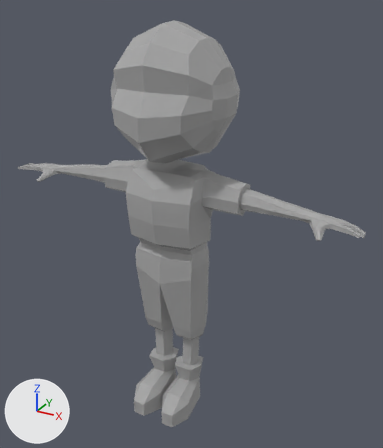
What one commit did to the FBX model Assets/Animations/Character_Mesh_Rigged_with_Good_UVWs_and_no_Clipping.fbx.
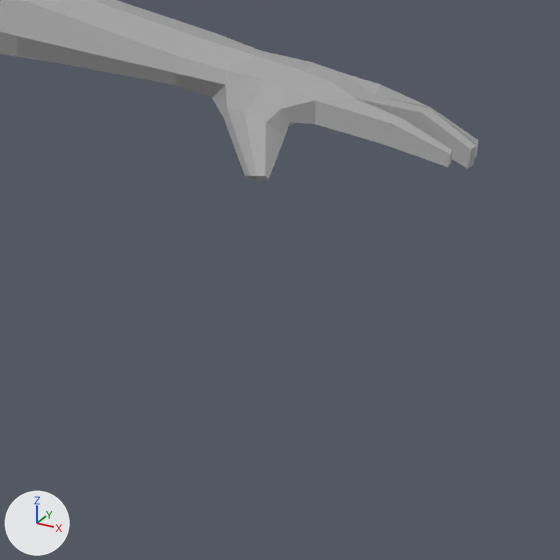
The first picture shows the older version from a 50 mm lens placed at (0.0498, -0.0822, 0.0847), pointed at (0.002, 0.0047, 0.0412). The close-ups show both versions on the part from 69% to 100% of the width and 45% to 72% of the height of that picture; other places that the commit changed are outside them. The lights are fixed; the arrows at lower left show +X, +Y and +Z. Where no turn or scale is listed for an object, it has been applied to the vertices.

In view in the first close-up: 'Body_and_Head'.
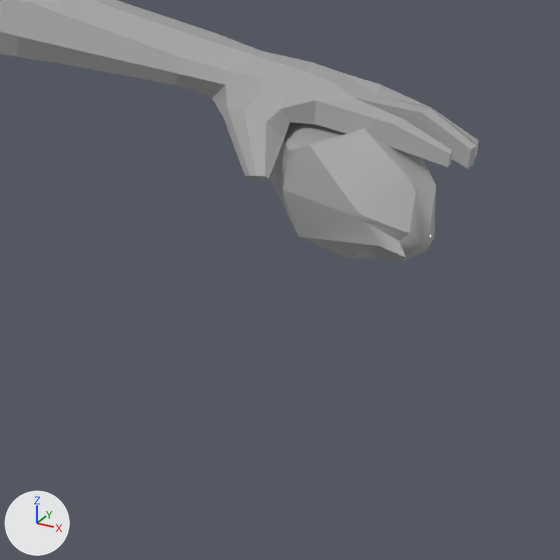
Location of each change, (x1, y1, x2, y2) in pixels of the close-ups (560 x 560 px):
'Weapon_L', added
    after: (270, 123, 436, 262)

The edits, one by one:
Material 'lambert1' (mat_lambert1) is new.
Its base color is (0.4, 0.4, 0.4) (grey #aaaaaa).
Its roughness is 0.0.
Mesh me_mesh_002 is new.
It has 58 vertices, 64 faces and spans x -1.41..1.02, y -1.03..1.01, z -1.35..0.98.
It uses material mat_lambert1 (grey #aaaaaa).
Object 'Weapon_L' (ob_weapon_l) is new; it shows me_mesh_002.
Its location is (0.03308, -0.00117, 0.04673).
Its rotation in degrees is (0, 0, -140).
Its scale is (-0.00217, -0.00451, -0.00217).
